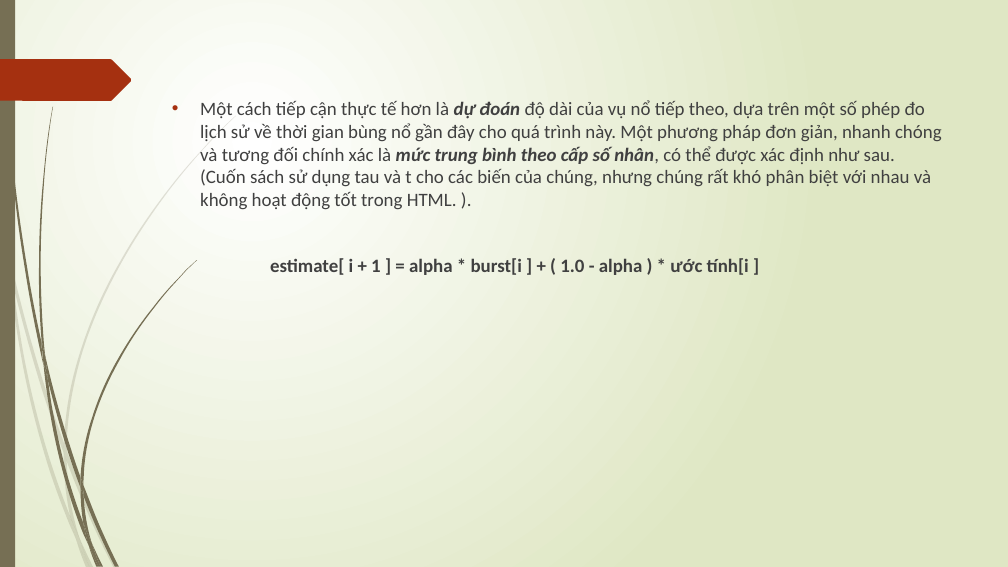
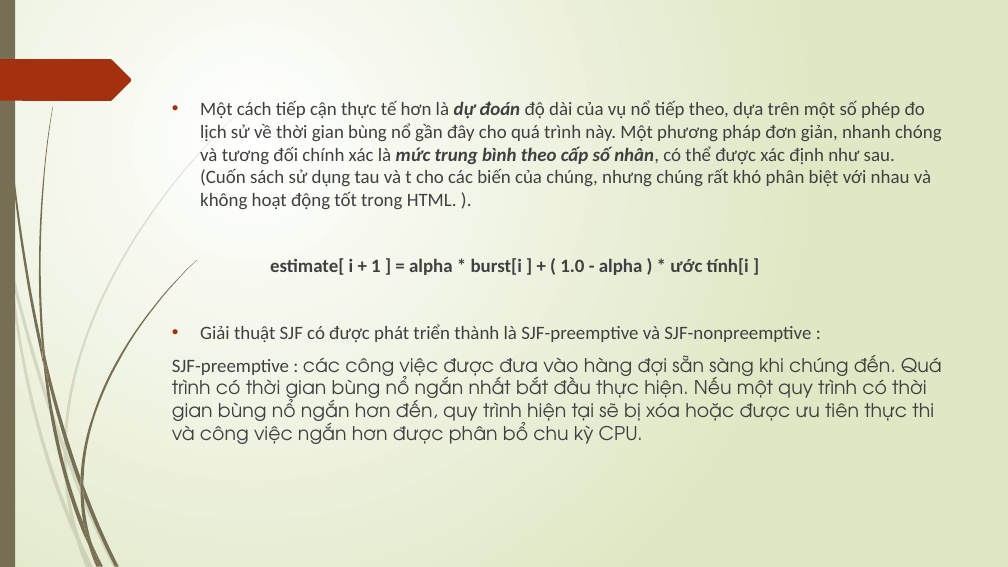
Before and after one commit to darkmagician148/operating_system, a slide deck: slide 18 of Scheduling-linux.pptx. Drawn at 1008x567 pixels with LibreOffice and Linux fonts; fonts in the diff are those of the drawing. Boxes give left, top, right and bottom in pixels: in the first picture for what was removed or moved away, otherwise in the second. Text is boxed around its words. In the diff, an @@ line names an element or a change of style, - is before the commit and + after.

```diff
--- a/Scheduling-linux.pptx
+++ b/Scheduling-linux.pptx
@@ text at box(172, 324, 942, 444): paragraphs added @@
+• Giải thuật SJF có được phát triển thành là SJF-preemptive và SJF-nonpreemptive :
+SJF-preemptive : các công việc được đưa vào hàng đợi sẵn sàng khi chúng đến. Quá trình có thời gian bùng nổ ngắn nhất bắt đầu thực hiện. Nếu một quy trình có thời gian bùng nổ ngắn hơn đến, quy trình hiện tại sẽ bị xóa hoặc được ưu tiên thực thi và công việc ngắn hơn được phân bổ chu kỳ CPU.
```
Also in this commit, not shown: 7 other slides changed, 9 slides added, 3 slides removed.
